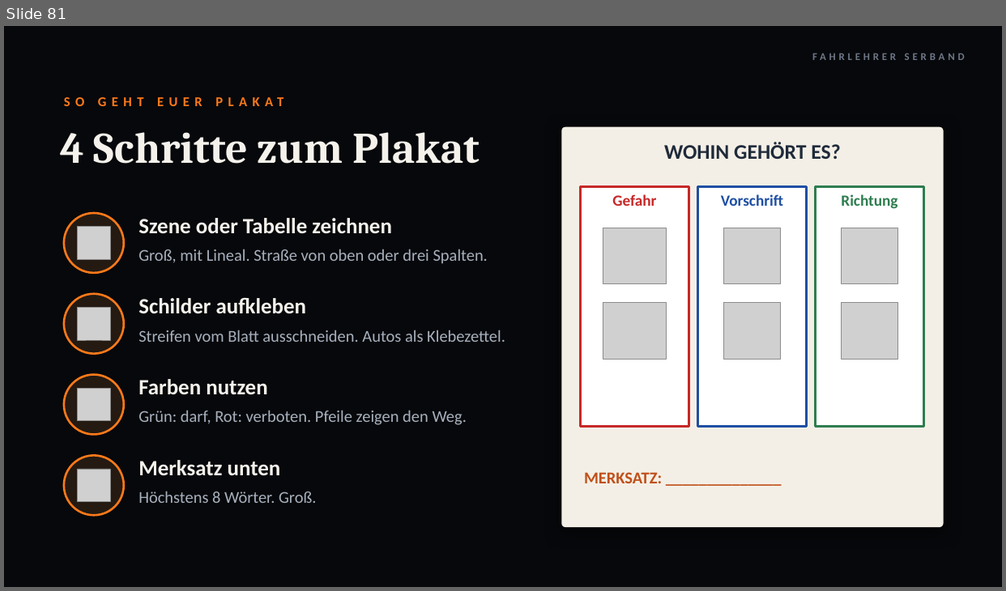
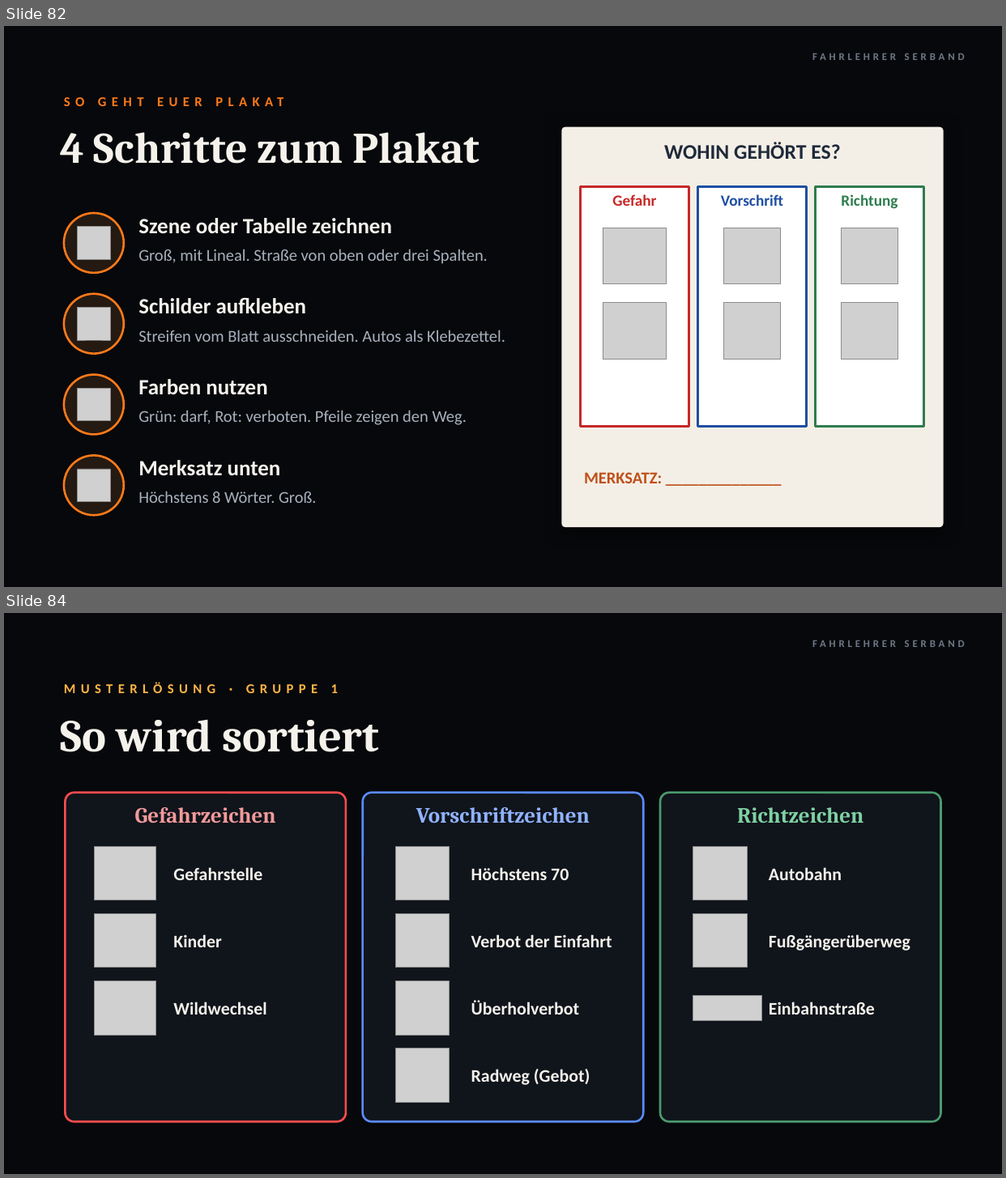
Before and after one commit to serband1995-hue/Fahrlehrer-Kompass-, a slide deck: theorie/abend-05-06/Abend_Lektion05_06.pptx. Shown one above the other, each under a label of ours: slide 81 before the commit, slides 82 and 84 after it; the slides between them are not shown. The pictures are 1006x591 and 1006x1178 pixels, drawn with LibreOffice and Linux fonts; fonts in the diff are those of the drawing; grey boxes stand for pictures; background and template pictures are left out. Boxes give left, top, right and bottom in pixels: in the first picture for what was removed or moved away, otherwise in the second. Text is boxed around its words. In the diff, an @@ line names an element or a change of style, - is before the commit and + after.

```diff
--- a/theorie/abend-05-06/Abend_Lektion05_06.pptx
+++ b/theorie/abend-05-06/Abend_Lektion05_06.pptx
@@ slide 84 added at <box>4,613,1002,1174</box>, background picture (left out) @@
@@ text added at <box>812,640,965,647</box>, 10 pt, text #6E7888, bold @@
+FAHRLEHRER SERBAND
@@ text added at <box>64,683,338,693</box>, 13 pt, text #FFB547, bold @@
+MUSTERLÖSUNG · GRUPPE 1
@@ text added at <box>60,719,379,752</box>, 44 pt, text #F5F2EC, bold @@
+So wird sortiert
@@ rounded rectangle added at <box>66,793,346,1122</box>, fill #10141B, outline #FF4D4D 2 pt @@
@@ rounded rectangle added at <box>363,793,643,1122</box>, fill #10141B, outline #5B8CFF 2 pt @@
@@ rounded rectangle added at <box>661,793,941,1122</box>, fill #10141B, outline #4A9B6E 2 pt @@
@@ text added at <box>135,807,276,824</box>, 21 pt, text #F29A9A, bold @@
+Gefahrzeichen
@@ text added at <box>416,807,590,824</box>, 21 pt, text #8FB3FF, bold @@
+Vorschriftzeichen
@@ text added at <box>737,807,864,823</box>, 21 pt, text #7FD1A3, bold @@
+Richtzeichen
@@ picture added at <box>95,846,156,901</box> @@
@@ picture added at <box>395,846,450,901</box> @@
@@ picture added at <box>693,846,748,901</box> @@
@@ text added at <box>173,867,262,880</box>, 17 pt, text #F5F2EC, bold @@
+Gefahrstelle
@@ text added at <box>471,867,569,880</box>, 17 pt, text #F5F2EC, bold @@
+Höchstens 70
@@ text added at <box>769,867,842,880</box>, 17 pt, text #F5F2EC, bold @@
+Autobahn
@@ picture added at <box>95,914,156,968</box> @@
@@ picture added at <box>395,914,450,968</box> @@
@@ picture added at <box>693,914,748,968</box> @@
@@ text added at <box>173,935,221,948</box>, 17 pt, text #F5F2EC, bold @@
+Kinder
@@ text added at <box>471,935,612,948</box>, 17 pt, text #F5F2EC, bold @@
+Verbot der Einfahrt
@@ text added at <box>769,935,910,951</box>, 17 pt, text #F5F2EC, bold @@
+Fußgängerüberweg
@@ picture added at <box>95,982,156,1035</box> @@
@@ picture added at <box>395,982,450,1035</box> @@
@@ text added at <box>471,1000,579,1015</box>, 17 pt, text #F5F2EC, bold @@
+Überholverbot
@@ picture added at <box>693,995,762,1021</box> @@
@@ text added at <box>173,1002,266,1015</box>, 17 pt, text #F5F2EC, bold @@
+Wildwechsel
@@ text added at <box>769,1002,875,1015</box>, 17 pt, text #F5F2EC, bold @@
+Einbahnstraße
@@ picture added at <box>395,1049,450,1102</box> @@
@@ text added at <box>471,1069,590,1085</box>, 17 pt, text #F5F2EC, bold @@
+Radweg (Gebot)
@@ what was slide 81 is now slide 82 @@
```
Also in this commit, not shown: 2 slides changed, 9 other slides added, 7 other files.
